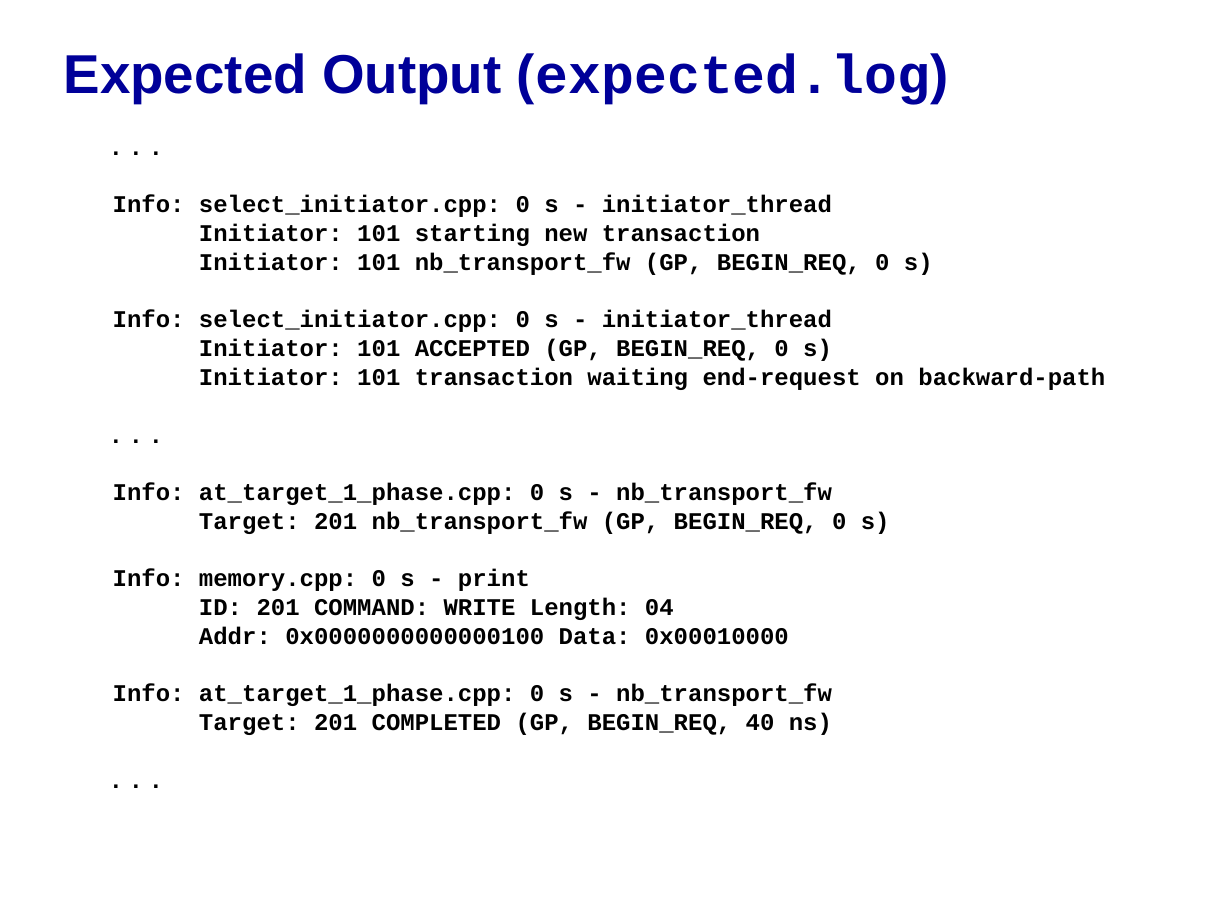
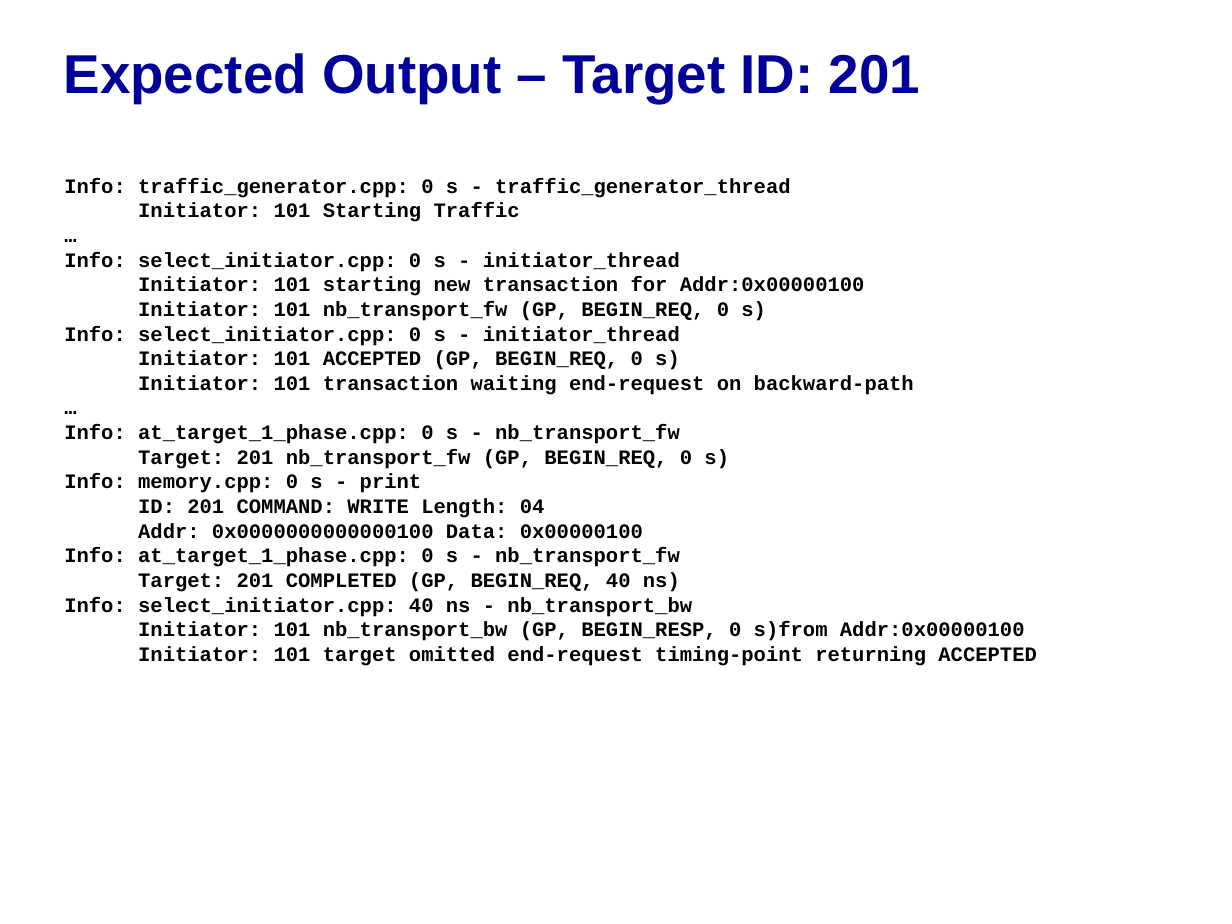
Before and after one commit to accellera-official/systemc, a slide deck: slide 6 of examples/tlm/at_mixed_targets/docs/at_mixed_targets_example.ppt. Drawn at 1232x924 pixels with LibreOffice and Linux fonts; fonts in the diff are those of the drawing; background and template pictures are left out. Boxes give left, top, right and bottom in pixels: in the first picture for what was removed or moved away, otherwise in the second. Text is boxed around its words. In the diff, an @@ line names an element or a change of style, - is before the commit and + after.

```diff
--- a/examples/tlm/at_mixed_targets/docs/at_mixed_targets_example.ppt
+++ b/examples/tlm/at_mixed_targets/docs/at_mixed_targets_example.ppt
@@ title at [64,53,920,103]: text changed @@
-Expected Output (expected.log)
+Expected Output – Target ID: 201
@@ text at [64,178,1037,666]: text changed; size 14 to 12 pt; font Arial to Courier New @@
-. . .
+…
@@ text "Info: traffic_generator.cpp: 0 s - ...": place and size @@
-text "Info: traffic_generator.cpp: 0 s - ..." at [113,195,1105,735]
+text "Info: traffic_generator.cpp: 0 s - ..." at [64,178,1037,666]
@@ text at [64,178,790,222]: text changed; size 14 to 12 pt; font Arial to Courier New @@
-. . .
+Info: traffic_generator.cpp: 0 s - traffic_generator_thread
+Initiator: 101 Starting Traffic
+…
@@ text at [64,252,914,592]: size 14 to 12 pt in "Info: select_initiator.cpp: 0 s - initiator_thread", "Initiator: 101 nb_transport_fw (GP, BEGIN_REQ, 0 s)", "Info: select_initiator.cpp: 0 s - initiator_thread", "Initiator: 101 ACCEPTED (GP, BEGIN_REQ, 0 s)" and 7 more places @@
@@ text at [138,277,865,296]: text changed; size 14 to 12 pt @@
-Initiator: 101 starting new transaction
+Initiator: 101 starting new transaction for Addr:0x00000100
@@ text at [138,523,643,539]: text changed; size 14 to 12 pt @@
-Addr: 0x0000000000000100 Data: 0x00010000
+Addr: 0x0000000000000100 Data: 0x00000100
@@ text at [64,597,1037,666]: text changed; size 14 to 12 pt; font Arial to Courier New @@
-. . .
+Info: select_initiator.cpp: 40 ns - nb_transport_bw
+Initiator: 101 nb_transport_bw (GP, BEGIN_RESP, 0 s)from Addr:0x00000100
+Initiator: 101 target omitted end-request timing-point returning ACCEPTED
```
Also in this commit, not shown: 4 other slides changed, 5 slides added, 1 slide removed, 32 other files.
